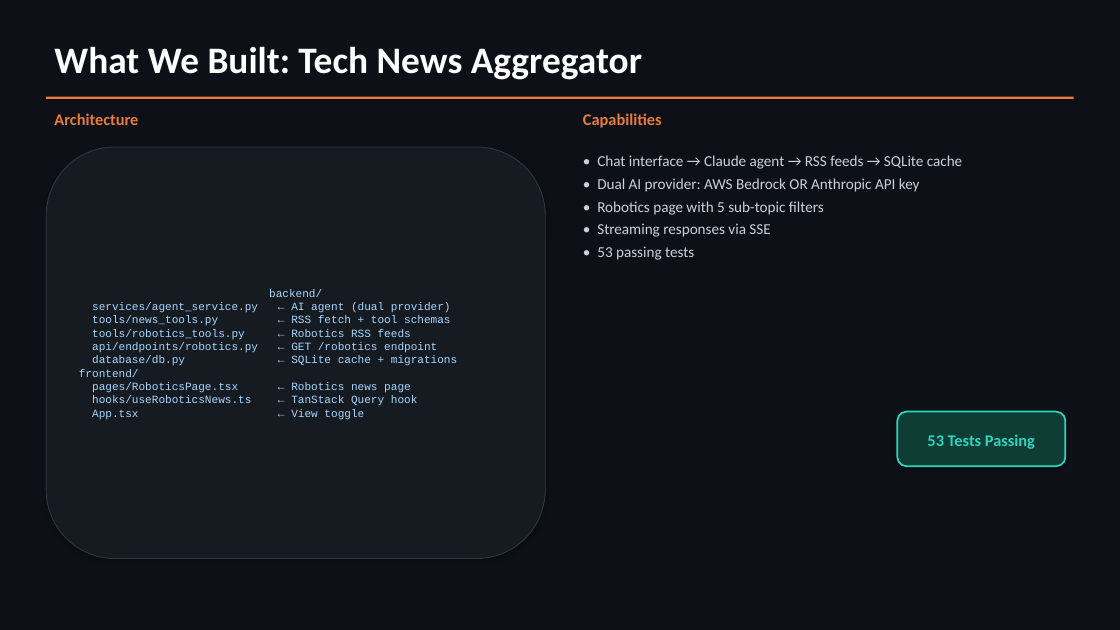
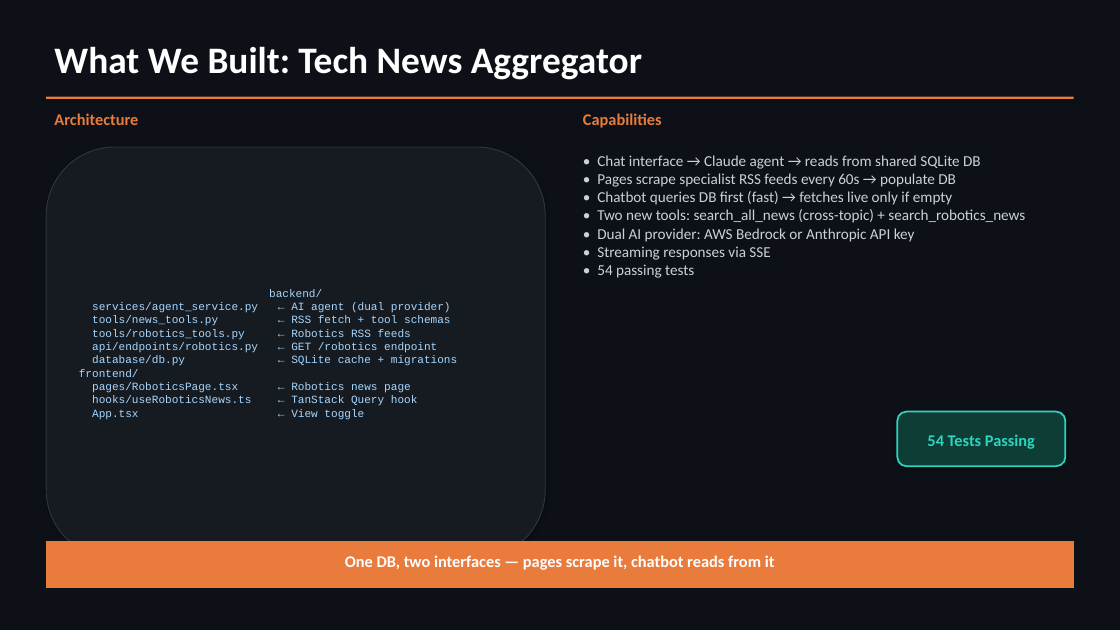
Before and after one commit to StormAIDE/ClaudeCodeLabCamp, a slide deck: slide 10 of Claude_Code_Workshop.pptx. Drawn at 1120x630 pixels with LibreOffice and Linux fonts; fonts in the diff are those of the drawing. Boxes give left, top, right and bottom in pixels: in the first picture for what was removed or moved away, otherwise in the second. Text is boxed around its words. In the diff, an @@ line names an element or a change of style, - is before the commit and + after.

```diff
--- a/Claude_Code_Workshop.pptx
+++ b/Claude_Code_Workshop.pptx
@@ text at <box>597,155,1025,242</box>: text changed @@
-• Chat interface → Claude agent → RSS feeds → SQLite cache
-• Dual AI provider: AWS Bedrock OR Anthropic API key
-• Robotics page with 5 sub-topic filters
+• Chat interface → Claude agent → reads from shared SQLite DB
+• Pages scrape specialist RSS feeds every 60s → populate DB
+• Chatbot queries DB first (fast) → fetches live only if empty
+• Two new tools: search_all_news (cross-topic) + search_robotics_news
+• Dual AI provider: AWS Bedrock or Anthropic API key
@@ text at <box>597,264,694,278</box>: text changed @@
-• 53 passing tests
+• 54 passing tests
@@ text at <box>597,246,770,260</box>: less space between paragraphs @@
@@ text in rounded rectangle at <box>927,434,1035,449</box>: text changed @@
-53 Tests Passing
+54 Tests Passing
@@ rectangle added at <box>46,542,1074,588</box>, fill #E97B3C, outline #E97B3C 0.75 pt, 14 pt, text #FFFFFF, bold @@
+One DB, two interfaces — pages scrape it, chatbot reads from it
```
Also in this commit, not shown: 1 other slide changed, 7 other files.
